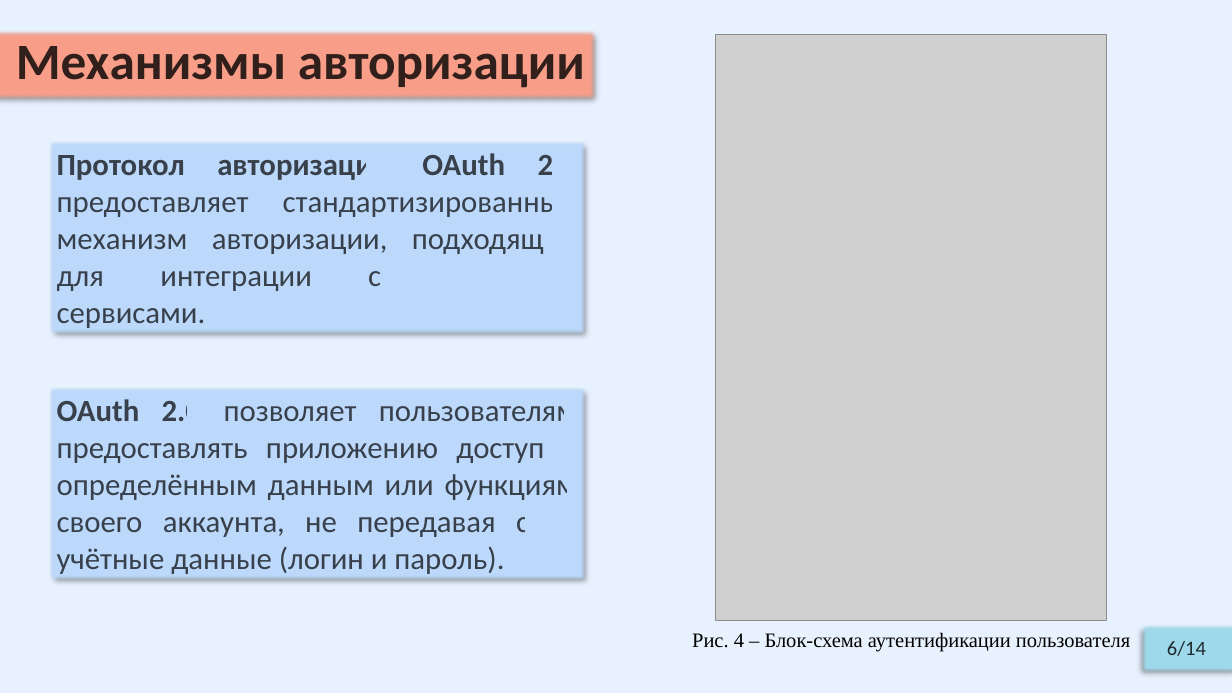
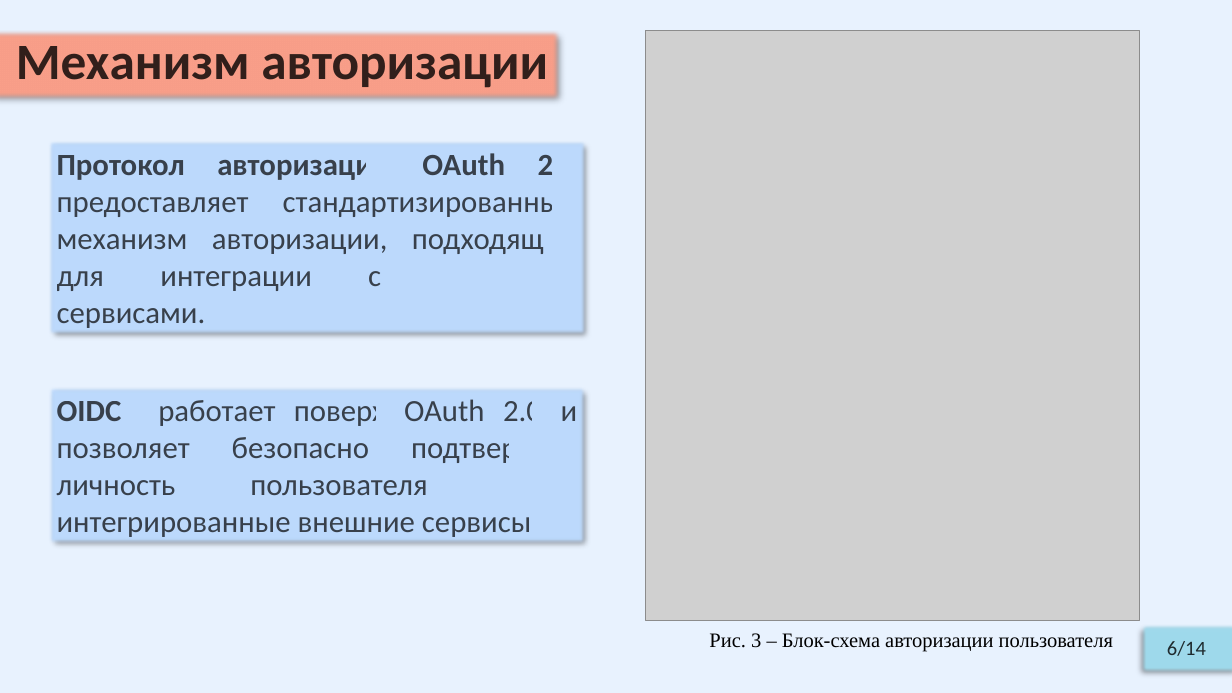
Before and after one commit to Relax-FM/Diploma, a slide deck: slide 6 of master/Diploma/presentation/OnyushevA_RK6-41M.pptx. Drawn at 1232x693 pixels with LibreOffice and Linux fonts; fonts in the diff are those of the drawing; grey boxes stand for pictures. Boxes give left, top, right and bottom in pixels: in the first picture for what was removed or moved away, otherwise in the second. Text is boxed around its words. In the diff, an @@ line names an element or a change of style, - is before the commit and + after.

Commit message:
FIX: presentation & pres text

```diff
--- a/master/Diploma/presentation/OnyushevA_RK6-41M.pptx
+++ b/master/Diploma/presentation/OnyushevA_RK6-41M.pptx
@@ subtitle "Механизм авторизации": place and size @@
-subtitle "Механизм авторизации" at (0, 30, 595, 100)
+subtitle "Механизм авторизации" at (0, 30, 560, 100)
@@ subtitle at (16, 46, 548, 88): text changed @@
-Механизмы авторизации
+Механизм авторизации
@@ picture: place and size @@
-picture at (716, 34, 1107, 620)
+picture at (646, 30, 1140, 621)
@@ rectangle "OIDC работает поверх OAuth 2.0 ...": place and size @@
-rectangle "OIDC работает поверх OAuth 2.0 ..." at (47, 386, 586, 582)
+rectangle "OIDC работает поверх OAuth 2.0 ..." at (47, 386, 586, 545)
@@ text in rectangle at (57, 399, 578, 537): text changed @@
-OAuth 2.0 позволяет пользователям предоставлять приложению доступ к определённым данным или функциям своего аккаунта, не передавая свои учётные данные (логин и пароль).
+OIDC работает поверх OAuth 2.0 и позволяет безопасно подтвердить личность пользователя через интегрированные внешние сервисы
@@ text at (709, 633, 1113, 652): text changed @@
-Рис. 4 – Блок-схема аутентификации пользователя
+Рис. 3 – Блок-схема авторизации пользователя
```
Also in this commit, not shown: 7 other slides changed, 8 other files.
